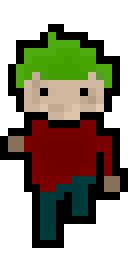
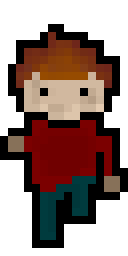
Revision of a layered 128x256 image; what changed, layer by layer:
painted on "toplayer" over [16, 32, 112, 88]
